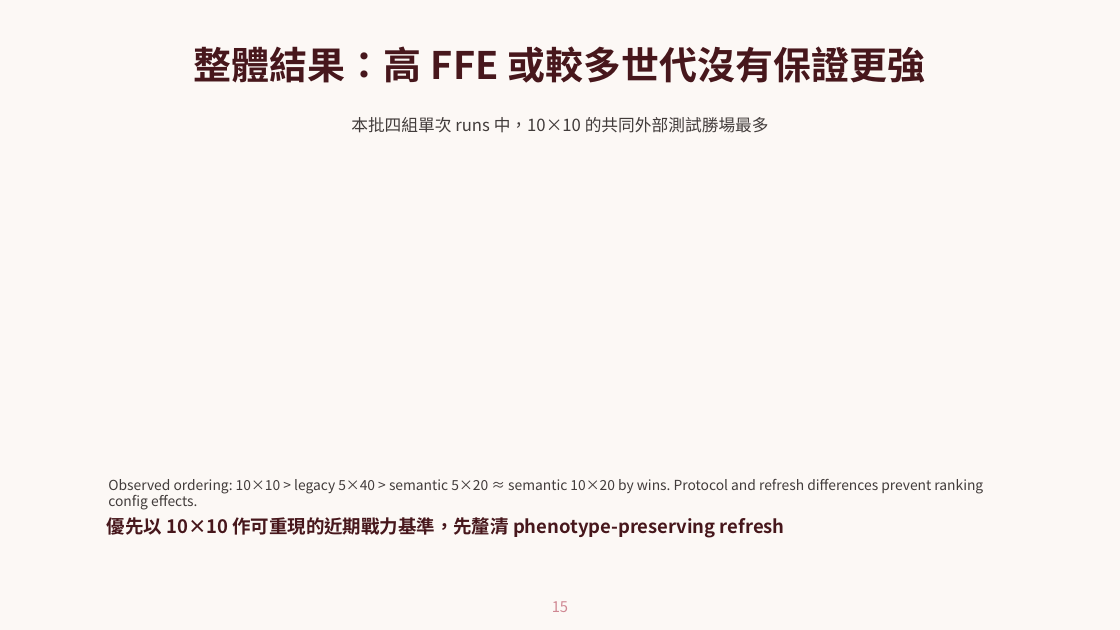
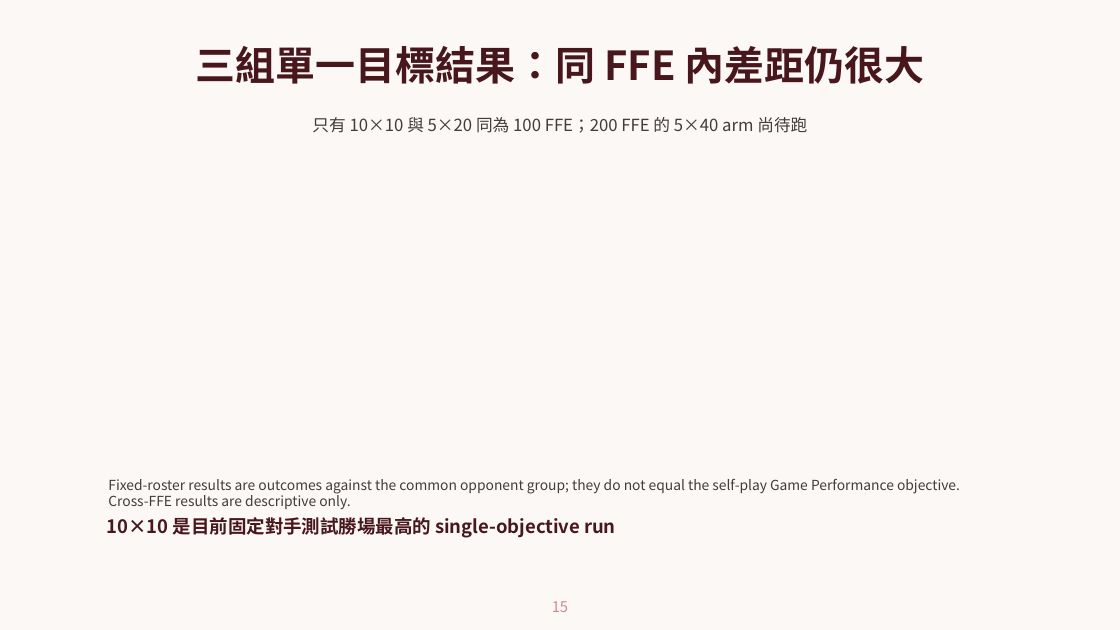
Before and after one commit to sophie8909/EAGLE, a slide deck: slide 15 of Meeting/20261001_self_play/20261001_verified.pptx. Drawn at 1120x630 pixels with LibreOffice and Linux fonts; fonts in the diff are those of the drawing; background and template pictures are left out. Boxes give left, top, right and bottom in pixels: in the first picture for what was removed or moved away, otherwise in the second. Text is boxed around its words. In the diff, an @@ line names an element or a change of style, - is before the commit and + after.

Commit message:
docs: refine single-objective experiment comparisons

```diff
--- a/Meeting/20261001_self_play/20261001_verified.pptx
+++ b/Meeting/20261001_self_play/20261001_verified.pptx
@@ text at [195,46,925,84]: text changed; size 42.5 to 44.8 pt @@
-整體結果：高 FFE 或較多世代沒有保證更強
+三組單一目標結果：同 FFE 內差距仍很大
@@ text at [312,117,807,133]: text changed @@
-本批四組單次 runs 中，10×10 的共同外部測試勝場最多
+只有 10×10 與 5×20 同為 100 FFE；200 FFE 的 5×40 arm 尚待跑
@@ text at [108,479,960,509]: text changed @@
-Observed ordering: 10×10 > legacy 5×40 > semantic 5×20 ≈ semantic 10×20 by wins. Protocol and refresh differences prevent ranking config effects.
+Fixed-roster results are outcomes against the common opponent group; they do not equal the self-play Game Performance objective. Cross-FFE results are descriptive only.
@@ text at [107,517,616,538]: text changed @@
-優先以 10×10 作可重現的近期戰力基準，先釐清 phenotype-preserving refresh
+10×10 是目前固定對手測試勝場最高的 single-objective run
```
Also in this commit, not shown: 9 other slides changed, 3 other files.
